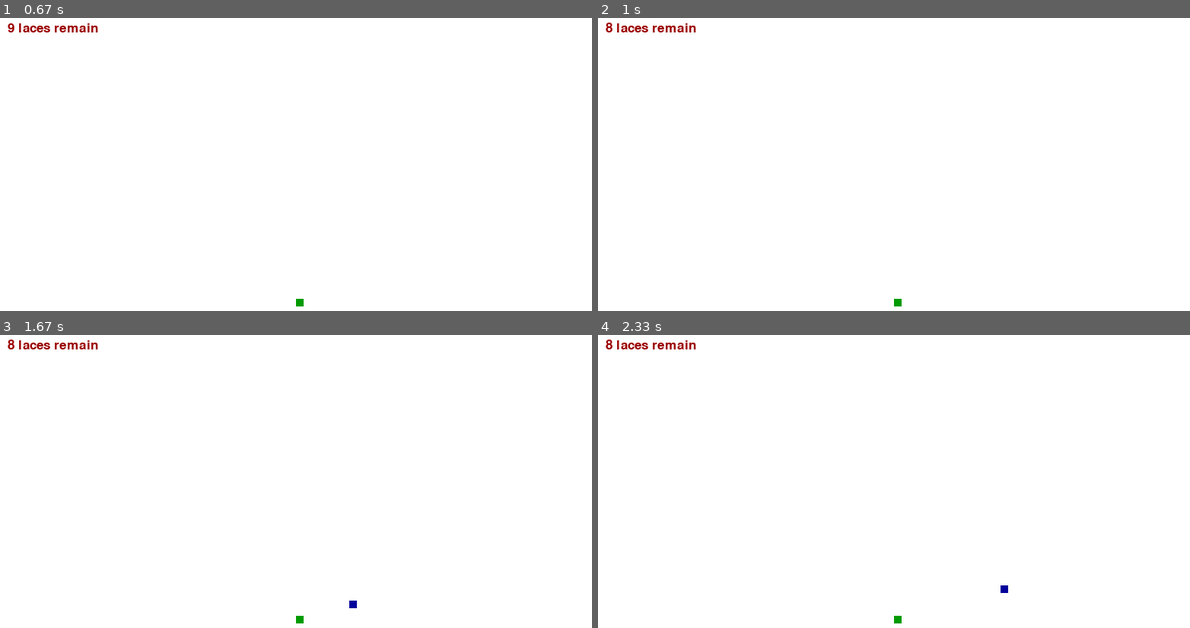
Above: before the commit, frames 1-4 (two rows, left to right).
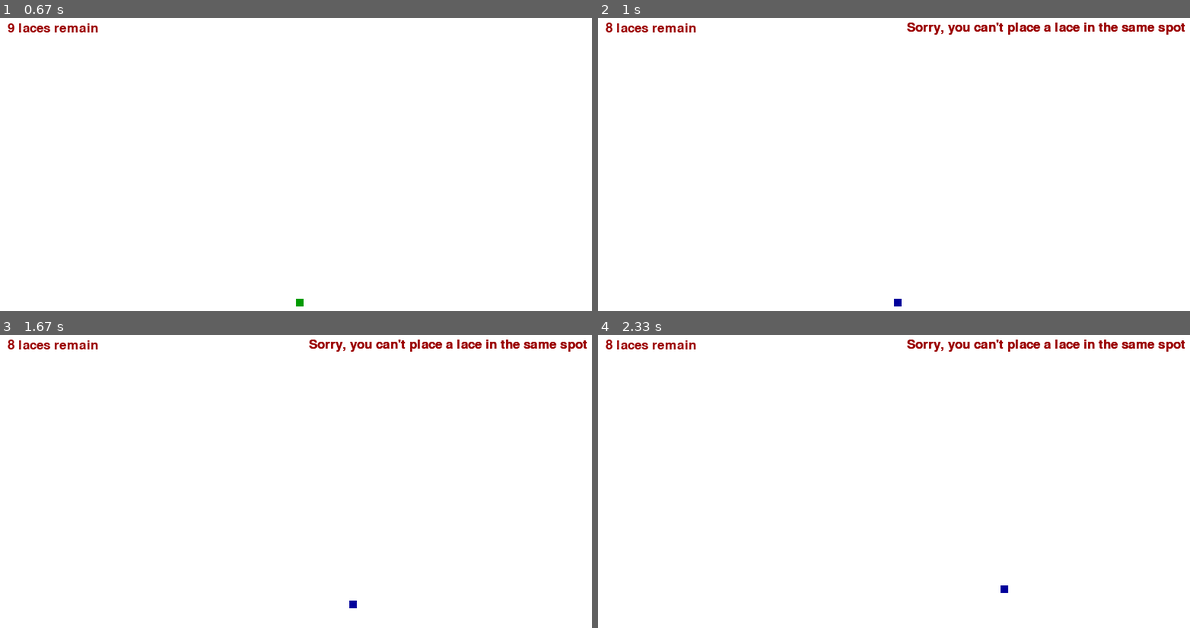
Above: after the commit, the same moments.

Repository: Andrew-Pynch/neuralink-bot
Game: pygame game, started from surgery_game.py
The game is run twice, just before and just after one commit, with the same random seed, the same clock (stepped at 60 frames per second) and the same inputs.
Inputs:
- Up to frame 1 (0.67 s): tap Backspace at 0.33 s
- Up to frame 2 (1 s): tap Backspace at 0.67 s
- Up to frame 3 (1.67 s): hold Right 1-1.47 s; hold Up from 1.5 s (still down)
- Up to frame 4 (2.33 s): release Up at 1.8 s; hold Right 1.83-2.3 s

Frame 1 is identical in both runs. In frame 2, 0.8% of the frame differs, in the area x 50-100%, y 1-99%; in frame 3, 0.8%; in frame 4, 0.8%.

Commit message:
detect when a lace is placed in the same spot: NEED TO ADD ACTUAL PREVENTION

Diff:
--- a/surgery_game.py
+++ b/surgery_game.py
@@ -69,8 +69,11 @@
     """### RENDER ALL THE LACES ###"""
     # RENDER THE CURRENT LACE
     pygame.draw.rect(game_display, blue, [x, y, lace_size, lace_size])
-    for x_y in lace_list:
-        pygame.draw.rect(game_display, green, [x_y[0], x_y[1], lace_size, lace_size])
+    for coord_pair in lace_list:
+        if lace_list.count(coord_pair) > 1:
+            message_to_screen("Sorry, you can't place a lace in the same spot", red, display_width/4, -display_height/2.25)
+        else:
+            pygame.draw.rect(game_display, green, [coord_pair[0], coord_pair[1], lace_size, lace_size])
 
 
 def score():
Not shown, changed: segmented_vessels/test.zip
Not shown, changed: segmented_vessels/training.zip
